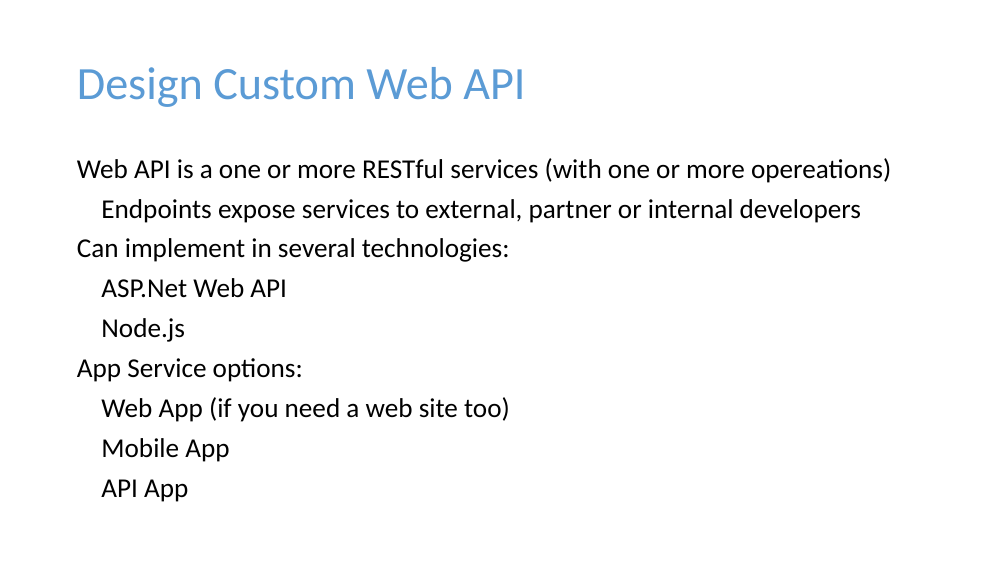
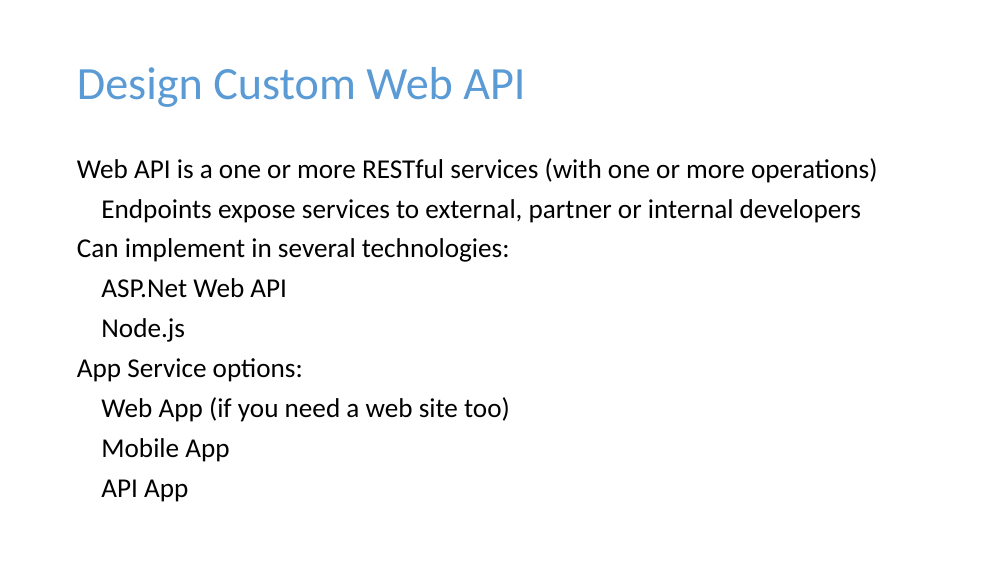
Before and after one commit to guruskill/70-534, a slide deck: slide 14 of Presentations/2017-10-18-Milwaukee/70-534-WebAndMobile.pptx (slide 15 before the commit). Drawn at 1008x567 pixels with LibreOffice and Linux fonts; fonts in the diff are those of the drawing. Boxes give left, top, right and bottom in pixels: in the first picture for what was removed or moved away, otherwise in the second. Text is boxed around its words. In the diff, an @@ line names an element or a change of style, - is before the commit and + after.

```diff
--- a/Presentations/2017-10-18-Milwaukee/70-534-WebAndMobile.pptx
+++ b/Presentations/2017-10-18-Milwaukee/70-534-WebAndMobile.pptx
@@ text at (77, 158, 878, 183): text changed @@
-Web API is a one or more RESTful services (with one or more opereations)
+Web API is a one or more RESTful services (with one or more operations)
```
Also in this commit, not shown: 32 other slides changed, 1 slide removed, 7 other files.
